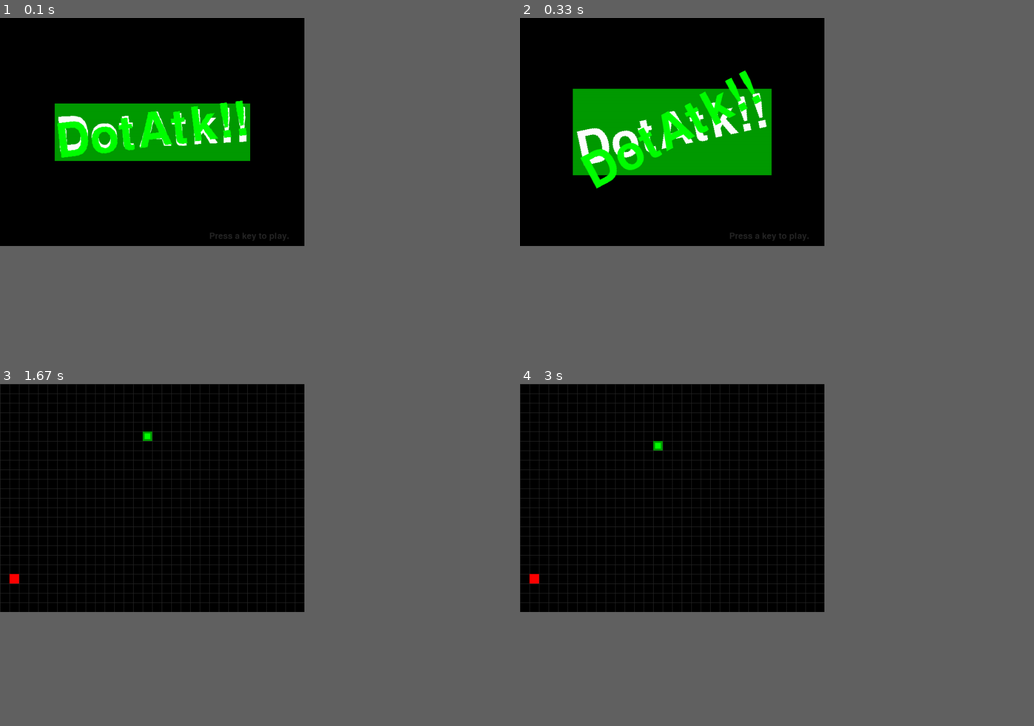
Above: before the commit, frames 1-4 (two rows, left to right).
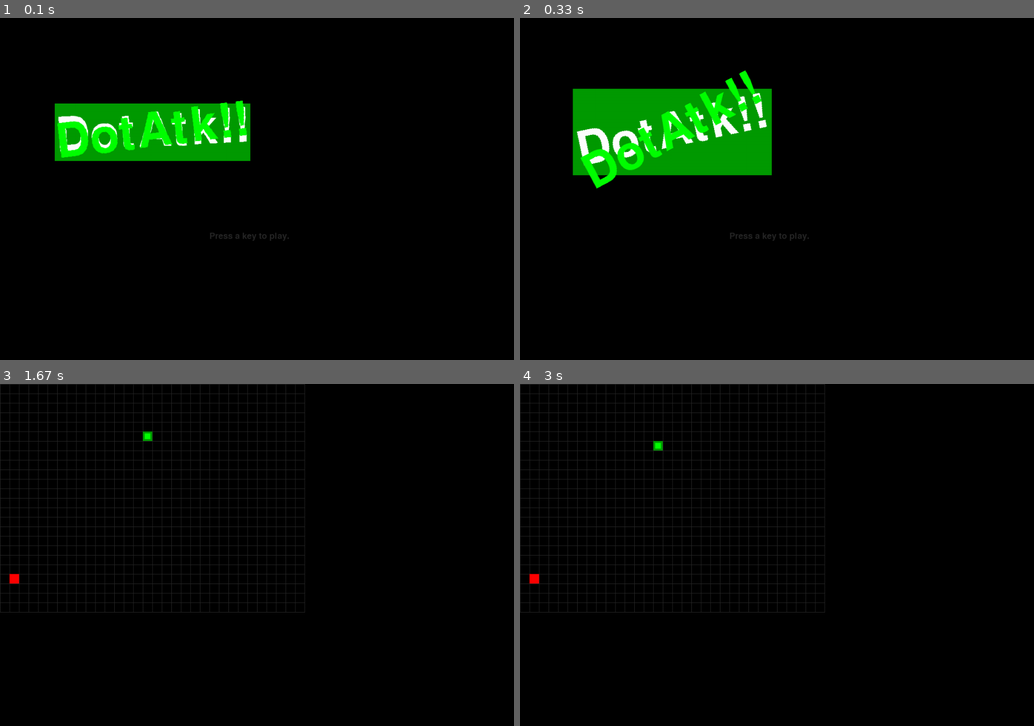
Above: after the commit, the same moments.

Repository: latived/ia2-p1
Game: pygame game, started from game.py
Same seed, same stepped clock (60 frames per second), same inputs: the game is played once before the commit and once after it.
Inputs:
- Up to frame 1 (0.1 s): no input
- Up to frame 2 (0.33 s): no input
- Up to frame 3 (1.67 s): tap Enter at 0.33 s; hold Right 0.67-1.13 s; hold Up 1.17-1.5 s; hold Right from 1.53 s (still down)
- Up to frame 4 (3 s): release Right at 2.12 s; hold Left 2.15-2.87 s; hold Down from 2.9 s (still down)
The window is 533x400 before the commit and 900x600 after it. Grey fills any space a smaller window leaves; there, only what the larger window draws over its background counts as a difference.

The runs differ from the first frame. In frame 1, 0.2% of the frame differs, in the area x 16-49%, y 24-42%; in frame 2, 0.2%, in the area x 17-49%, y 15-49%; in frame 3, 0.1%; in frame 4, 0.1%.

Commit message:
Extended window to comprise sections for log messages and players info, as well as game options, if needed.

Diff:
--- a/game.py
+++ b/game.py
@@ -7,13 +7,15 @@
 from pygame.locals import *
 
 FPS = 15
-WINDOWWIDTH = 640
-WINDOWHEIGHT = 480
+WINDOWIDTH = 1080
+WINDOHEIGHT = 720
+BOARDWIDTH = 640
+BOARDHEIGHT = 480
 CELLSIZE = 20
-assert WINDOWWIDTH % CELLSIZE == 0, "Window width must be a multiple of cell size."
-assert WINDOWHEIGHT % CELLSIZE == 0, "Window height must be a multiple of cell size."
-CELLWIDTH = int(WINDOWWIDTH / CELLSIZE)
-CELLHEIGHT = int(WINDOWHEIGHT / CELLSIZE)
+assert BOARDWIDTH % CELLSIZE == 0, "Window width must be a multiple of cell size."
+assert BOARDHEIGHT % CELLSIZE == 0, "Window height must be a multiple of cell size."
+CELLWIDTH = int(BOARDWIDTH / CELLSIZE)
+CELLHEIGHT = int(BOARDHEIGHT / CELLSIZE)
 
 #             R    G    B
 WHITE     = (255, 255, 255)
@@ -36,7 +38,7 @@
 
     pygame.init()
     FPSCLOCK = pygame.time.Clock()
-    DISPLAYSURF = pygame.display.set_mode((WINDOWWIDTH, WINDOWHEIGHT))
+    DISPLAYSURF = pygame.display.set_mode((WINDOWIDTH, WINDOHEIGHT))
     BASICFONT = pygame.font.Font('freesansbold.ttf', 18)
     pygame.display.set_caption('DOT-ATTACK')
 
@@ -109,7 +111,7 @@
 def drawPressKeyMsg():
     pressKeySurf = BASICFONT.render('Press a key to play.', True, DARKGRAY)
     pressKeyRect = pressKeySurf.get_rect()
-    pressKeyRect.topleft = (WINDOWWIDTH - 200, WINDOWHEIGHT - 30)
+    pressKeyRect.topleft = (BOARDWIDTH - 200, BOARDHEIGHT - 30)
     DISPLAYSURF.blit(pressKeySurf, pressKeyRect)
 
 
@@ -136,12 +138,12 @@
         DISPLAYSURF.fill(BGCOLOR)
         rotatedSurf1 = pygame.transform.rotate(titleSurf1, degrees1)
         rotatedRect1 = rotatedSurf1.get_rect()
-        rotatedRect1.center = (WINDOWWIDTH / 2, WINDOWHEIGHT / 2)
+        rotatedRect1.center = (BOARDWIDTH / 2, BOARDHEIGHT / 2)
         DISPLAYSURF.blit(rotatedSurf1, rotatedRect1)
 
         rotatedSurf2 = pygame.transform.rotate(titleSurf2, degrees2)
         rotatedRect2 = rotatedSurf2.get_rect()
-        rotatedRect2.center = (WINDOWWIDTH / 2, WINDOWHEIGHT / 2)
+        rotatedRect2.center = (BOARDWIDTH / 2, BOARDHEIGHT / 2)
         DISPLAYSURF.blit(rotatedSurf2, rotatedRect2)
 
         drawPressKeyMsg()
@@ -170,8 +172,8 @@
     overSurf = gameOverFont.render('Over', True, WHITE)
     gameRect = gameSurf.get_rect()
     overRect = overSurf.get_rect()
-    gameRect.midtop = (WINDOWWIDTH / 2, 10)
-    overRect.midtop = (WINDOWWIDTH / 2, gameRect.height + 10 + 25)
+    gameRect.midtop = (BOARDWIDTH / 2, 10)
+    overRect.midtop = (BOARDWIDTH / 2, gameRect.height + 10 + 25)
 
     DISPLAYSURF.blit(gameSurf, gameRect)
     DISPLAYSURF.blit(overSurf, overRect)
@@ -188,7 +190,7 @@
 def drawScore(score):
     scoreSurf = BASICFONT.render('Score: %s' % (score), True, WHITE)
     scoreRect = scoreSurf.get_rect()
-    scoreRect.topleft = (WINDOWWIDTH - 120, 10)
+    scoreRect.topleft = (BOARDWIDTH - 120, 10)
     DISPLAYSURF.blit(scoreSurf, scoreRect)
 
 
@@ -209,10 +211,10 @@
 
 
 def drawGrid():
-    for x in range(0, WINDOWWIDTH, CELLSIZE): # draw vertical lines
-        pygame.draw.line(DISPLAYSURF, DARKGRAY, (x, 0), (x, WINDOWHEIGHT))
-    for y in range(0, WINDOWHEIGHT, CELLSIZE): # draw horizontal lines
-        pygame.draw.line(DISPLAYSURF, DARKGRAY, (0, y), (WINDOWWIDTH, y))
+    for x in range(0, BOARDWIDTH + 1, CELLSIZE): # draw vertical lines
+        pygame.draw.line(DISPLAYSURF, DARKGRAY, (x, 0), (x, BOARDHEIGHT))
+    for y in range(0, BOARDHEIGHT + 1, CELLSIZE): # draw horizontal lines
+        pygame.draw.line(DISPLAYSURF, DARKGRAY, (0, y), (BOARDWIDTH, y))
 
 
 if __name__ == '__main__':
